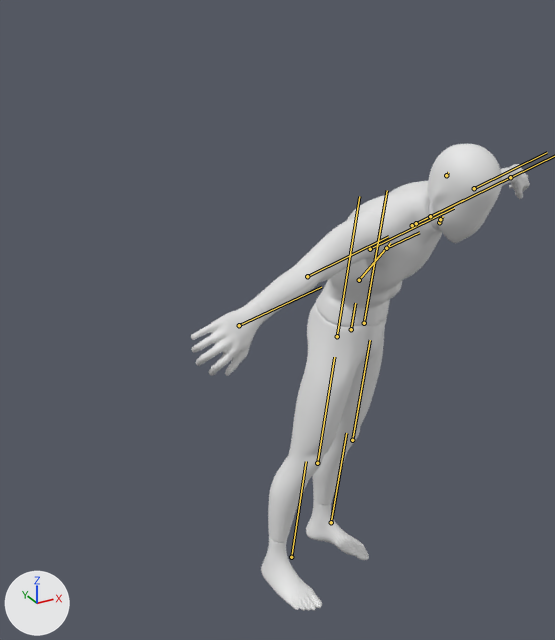
A saved change to the glTF model armatures/Jav_Sample.glb.
Camera for both pictures: a camera (50 mm lens) standing at (-1.12, -2.04, 1.41) and looking at (0.13, 0.24, 0.27). Every picture has the same lights, and +X, +Y and +Z are marked at lower left. The first picture is the older version. Both versions are drawn at frame 53 of the action 'ArmatureAction.008'; the numbers are the values there. The bones that change, and the others that lie on the model, are drawn over the model as lines.

Objects in the first picture: 'sample__body_jav'.
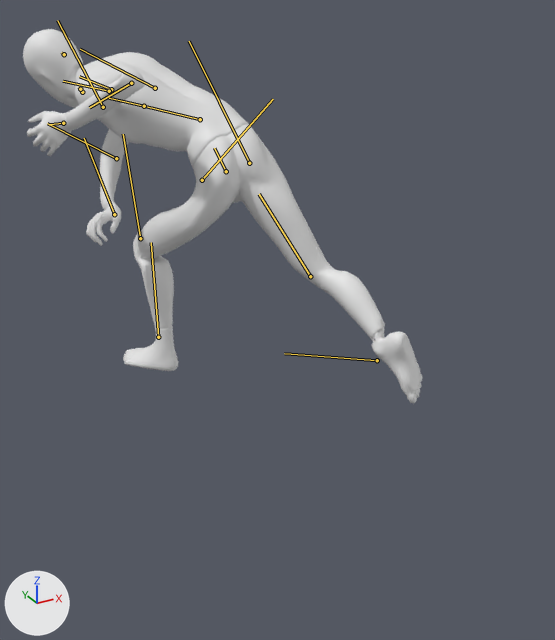
What the commit changed:
Bone 'bone_pelvis' (bone_bone_pelvis) moves from (0.239, 0.334, 0.078) to (0.019, 0.798, -0.412).
Bone 'bone_pelvis' (bone_bone_pelvis) turns from (-1, -153, -7) to (-37, 1, 12) degrees about its own x, y and z.
Bone 'bone_RThigh' (bone_bone_rthigh) turns from (0, 0, 0) to (13, -8, 4) degrees about its own x, y and z.
Bone 'bone_Rlowerleg' (bone_bone_rlowerleg) turns from (0, 0, 0) to (-31, 24, -17) degrees about its own x, y and z.
Bone 'bone_Rfoot' (bone_bone_rfoot) turns from (0, 0, 0) to (-50, 4, 14) degrees about its own x, y and z.
Bone 'bone_abs' (bone_bone_abs) moves from (0.0, -0.036, 0.0) to (0.0, 0.0, 0.0).
Bone 'bone_abs' (bone_bone_abs) turns from (-34, -10, -15) to (-20, 24, 37) degrees about its own x, y and z.
Bone 'bone_torso' (bone_bone_torso) moves from (0.0, -0.026, 0.0) to (0.0, 0.0, 0.0).
Bone 'bone_torso' (bone_bone_torso) turns from (-18, 2, 8) to (-1, 14, 0) degrees about its own x, y and z.
Bone 'bone_head' (bone_bone_head) moves from (0.0, -0.025, 0.0) to (0.0, 0.0, 0.0).
Bone 'bone_head' (bone_bone_head) turns from (22, -11, -7) to (29, -11, -12) degrees about its own x, y and z.
Bone 'bone_Rclavical' (bone_bone_rclavical) turns from (0, 0, 0) to (-1, -1, -25) degrees about its own x, y and z.
Bone 'bone_Rupperarm' (bone_bone_rupperarm) turns from (0, 0, 0) to (-78, 116, -18) degrees about its own x, y and z.
Bone 'bone_Relbow' (bone_bone_relbow) turns from (0, 0, 0) to (0, 54, 3) degrees about its own x, y and z.
Bone 'bone_Rhand' (bone_bone_rhand) turns from (0, 0, 0) to (-25, -21, 48) degrees about its own x, y and z.
Bone 'bone_Lupperarm' (bone_bone_lupperarm) turns from (0, 0, 0) to (67, 29, 40) degrees about its own x, y and z.
Bone 'bone_Lelbow' (bone_bone_lelbow) turns from (0, 0, 0) to (101, -140, -9) degrees about its own x, y and z.
Bone 'bone_Lhand' (bone_bone_lhand) turns from (0, 0, 0) to (-1, 13, -26) degrees about its own x, y and z.
Bone 'bone_LThigh' (bone_bone_lthigh) turns from (0, 0, 0) to (87, 20, 0) degrees about its own x, y and z.
Bone 'bone_Llowerleg' (bone_bone_llowerleg) turns from (0, 0, 0) to (-57, 5, -5) degrees about its own x, y and z.
Bone 'bone_Lfoot' (bone_bone_lfoot) turns from (0, 0, 0) to (8, 0, 1) degrees about its own x, y and z.

Changed parts and their boxes [x1, y1, x2, y2] in the pictures (555 x 640 px):
'sample__body_jav', posed (18% wider, 20% shorter): before [191, 144, 530, 611]; after [23, 29, 423, 403]
bone 'bone_pelvis', root to tip: before (351, 329) to (355, 303); after (226, 171) to (214, 148)
bone 'bone_RThigh', root to tip: before (337, 336) to (359, 196); after (249, 163) to (189, 41)
bone 'bone_Rlowerleg', root to tip: before (317, 463) to (334, 357); after (310, 276) to (259, 194)
bone 'bone_Rfoot', root to tip: before (291, 557) to (306, 461); after (377, 360) to (284, 353)
bone 'bone_abs', root to tip: before (359, 280) to (390, 243); after (200, 119) to (144, 106)
bone 'bone_torso', root to tip: before (386, 248) to (419, 232); after (144, 106) to (109, 98)
bone 'bone_head', root to tip: before (439, 222) to (441, 220); after (82, 92) to (80, 90)
bone 'bone_Rclavical', root to tip: before (412, 225) to (459, 202); after (111, 89) to (79, 76)
bone 'bone_Rupperarm', root to tip: before (370, 249) to (454, 208); after (155, 88) to (80, 49)
bone 'bone_Relbow', root to tip: before (307, 276) to (388, 236); after (116, 158) to (47, 123)
bone 'bone_Rhand', root to tip: before (239, 325) to (321, 287); after (114, 214) to (84, 138)
bone 'bone_Lupperarm', root to tip: before (430, 216) to (511, 177); after (103, 107) to (57, 20)
bone 'bone_Lelbow', root to tip: before (474, 188) to (547, 152); after (131, 83) to (89, 107)
bone 'bone_LThigh', root to tip: before (364, 323) to (387, 190); after (202, 180) to (273, 99)
bone 'bone_Llowerleg', root to tip: before (352, 440) to (370, 340); after (140, 238) to (123, 134)
bone 'bone_Lfoot', root to tip: before (331, 522) to (346, 433); after (158, 337) to (151, 242)
